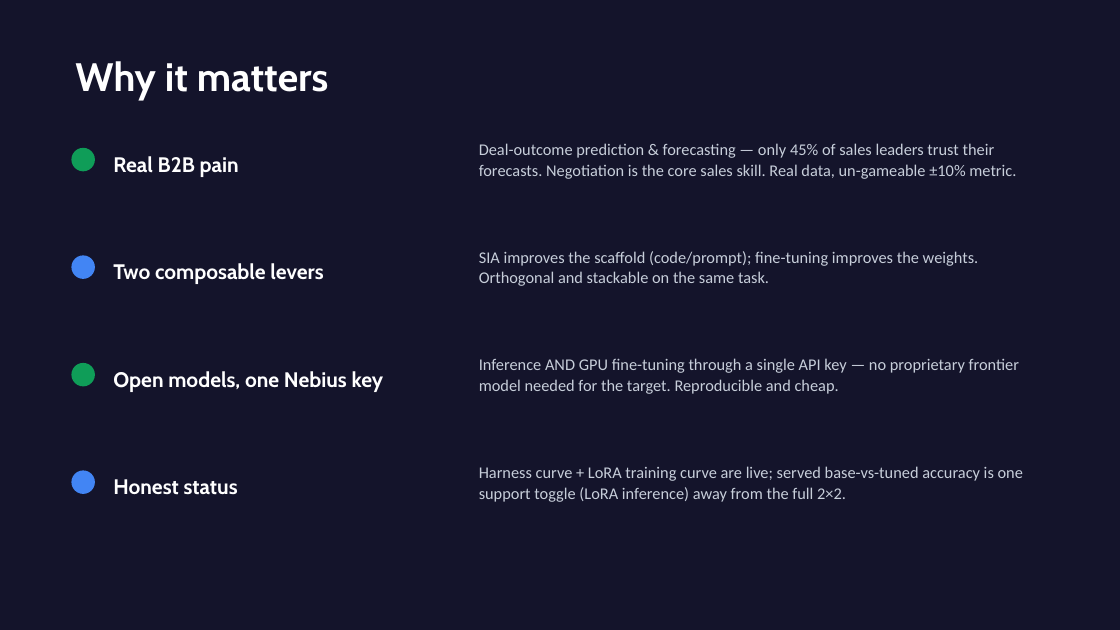
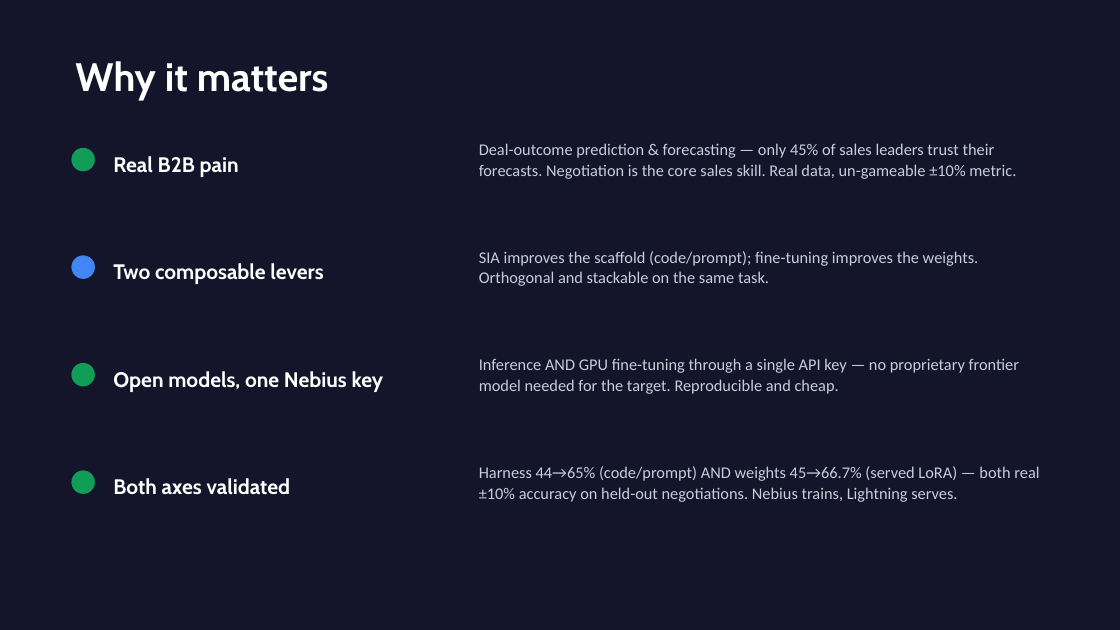
Before and after one commit to Leapfrogger-ai/oss-sia-haggle, a slide deck: slide 4 of demo/Haggle_SIA_Nebius.pptx. Drawn at 1120x630 pixels with LibreOffice and Linux fonts; fonts in the diff are those of the drawing. Boxes give left, top, right and bottom in pixels: in the first picture for what was removed or moved away, otherwise in the second. Text is boxed around its words. In the diff, an @@ line names an element or a change of style, - is before the commit and + after.

```diff
--- a/demo/Haggle_SIA_Nebius.pptx
+++ b/demo/Haggle_SIA_Nebius.pptx
@@ ellipse at <box>71,471,95,494</box>: fill #4285F4 to #0F9D58 @@
@@ text at <box>113,478,291,495</box>: text changed @@
-Honest status
+Both axes validated
@@ text at <box>479,466,1039,502</box>: text changed @@
-Harness curve + LoRA training curve are live; served base-vs-tuned accuracy is one support toggle (LoRA inference) away from the full 2×2.
+Harness 44→65% (code/prompt) AND weights 45→66.7% (served LoRA) — both real ±10% accuracy on held-out negotiations. Nebius trains, Lightning serves.
```
Also in this commit, not shown: 2 other slides changed, 4 other files.
